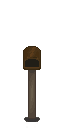
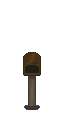
Layers edited between the first and the second (64, 128) image:
painted on "house" over [23, 46, 41, 124]
